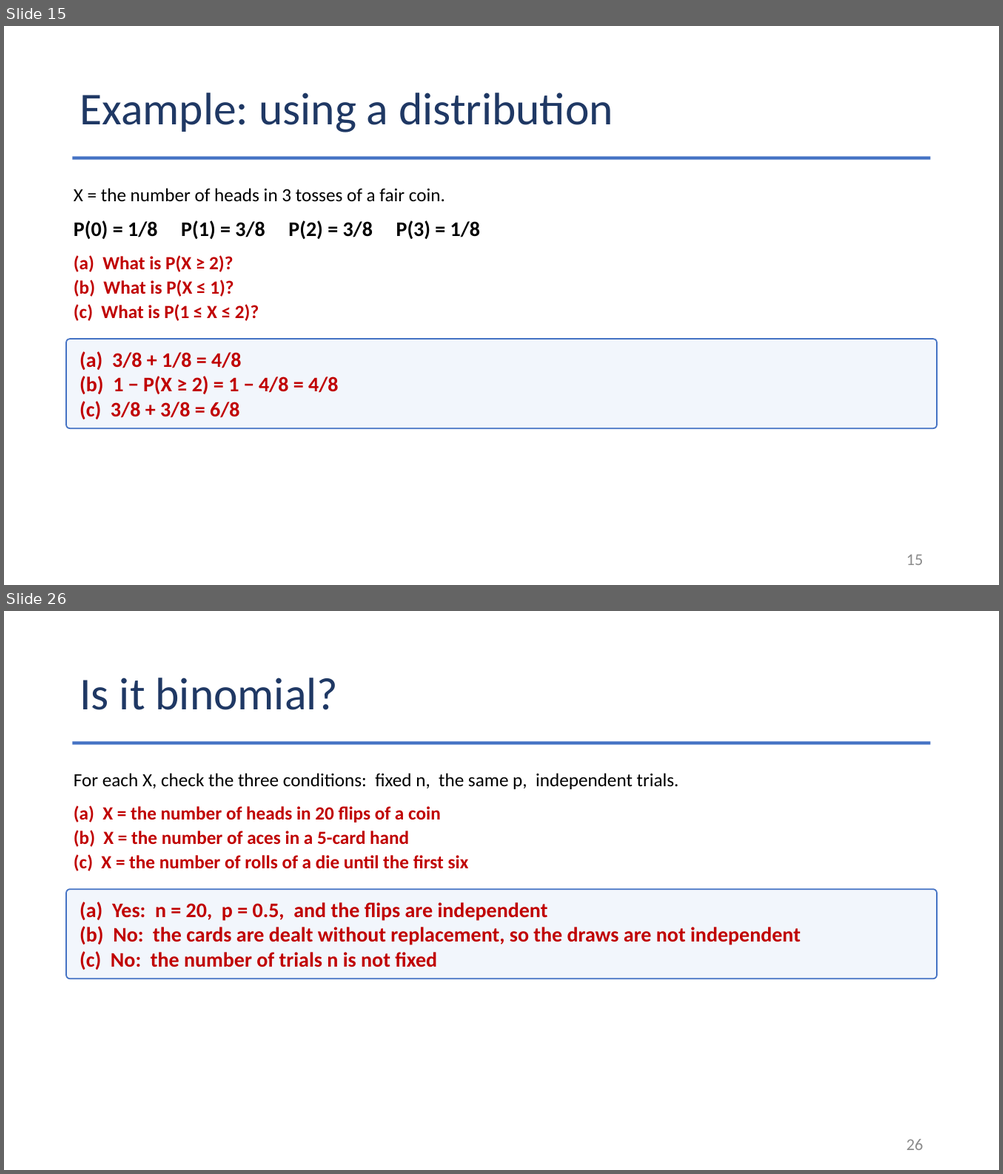
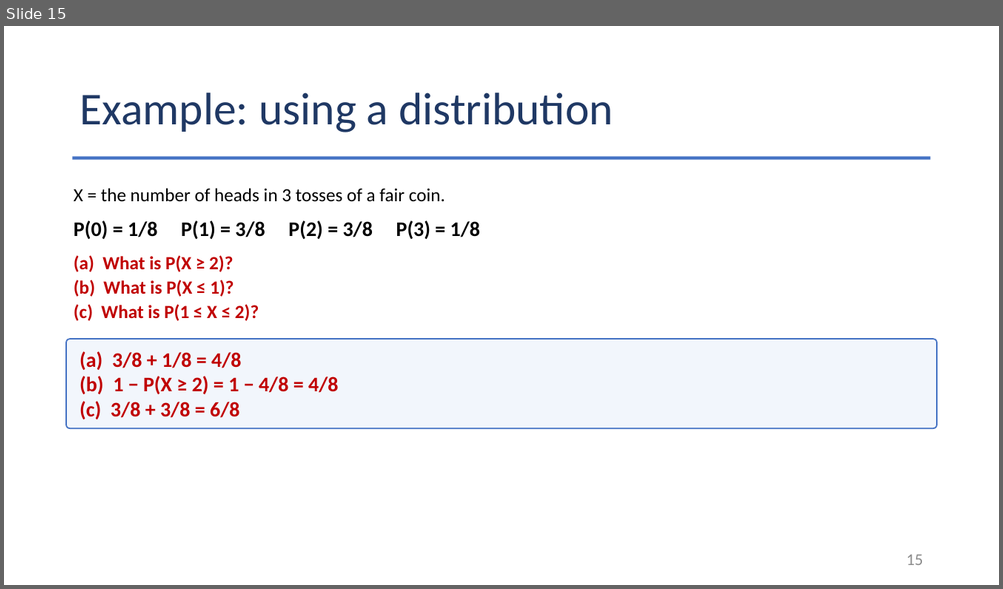
Before and after one commit to Jarred6068/UI_STAT251-03_Spring_2024, a slide deck: docs/lecture_slides/Week 7/2026/Week7_Lecture15_Slides_10_5_2026.pptx. Shown one above the other, each under a label of ours: slides 15 and 26 before the commit, slide 15 after it; the slides between them are not shown. The pictures are 1003x1174 and 1003x589 pixels, drawn with LibreOffice and Linux fonts; fonts in the diff are those of the drawing. Boxes give left, top, right and bottom in pixels: in the first picture for what was removed or moved away, otherwise in the second. Text is boxed around its words. In the diff, an @@ line names an element or a change of style, - is before the commit and + after.

```diff
--- a/docs/lecture_slides/Week 7/2026/Week7_Lecture15_Slides_10_5_2026.pptx
+++ b/docs/lecture_slides/Week 7/2026/Week7_Lecture15_Slides_10_5_2026.pptx
@@ slide 26 removed at <box>4,611,999,1170</box>, background #FFFFFF @@
@@ title removed at <box>79,678,338,710</box> @@
-Is it binomial?
@@ rectangle removed at <box>73,741,930,744</box> @@
@@ text removed at <box>74,773,679,789</box> @@
-For each X, check the three conditions: fixed n, the same p, independent trials.
@@ text removed at <box>74,806,469,871</box> @@
-(a) X = the number of heads in 20 flips of a coin
-(b) X = the number of aces in a 5-card hand
-(c) X = the number of rolls of a die until the first six
@@ rounded rectangle removed at <box>66,889,936,979</box> @@
-(a) Yes: n = 20, p = 0.5, and the flips are independent
-(b) No: the cards are dealt without replacement, so the draws are not independent
-(c) No: the number of trials n is not fixed
@@ page number removed at <box>906,1139,923,1150</box> @@
-26
```
Also in this commit, not shown: 14 other slides removed, 16 other files.
